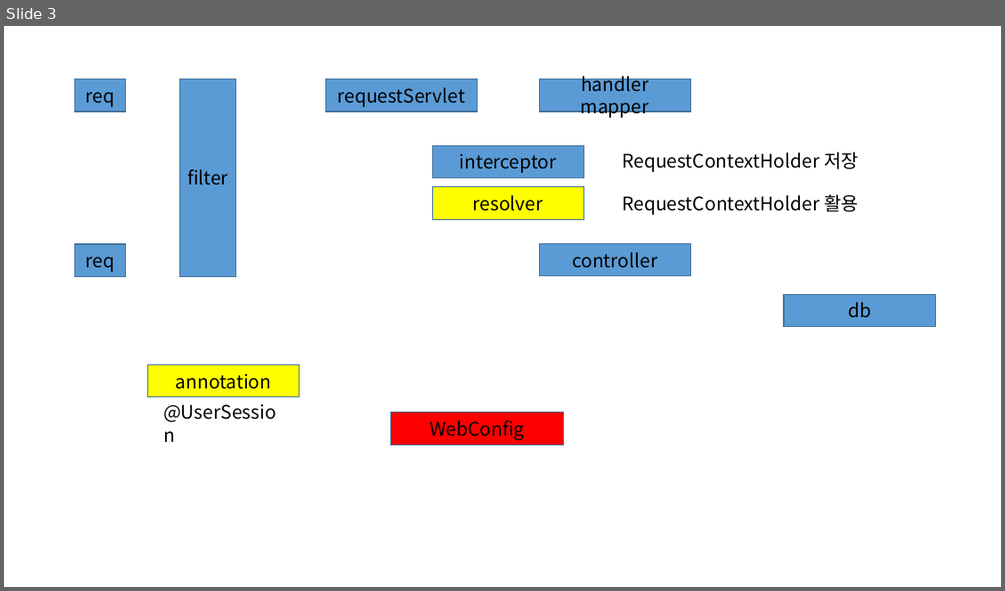
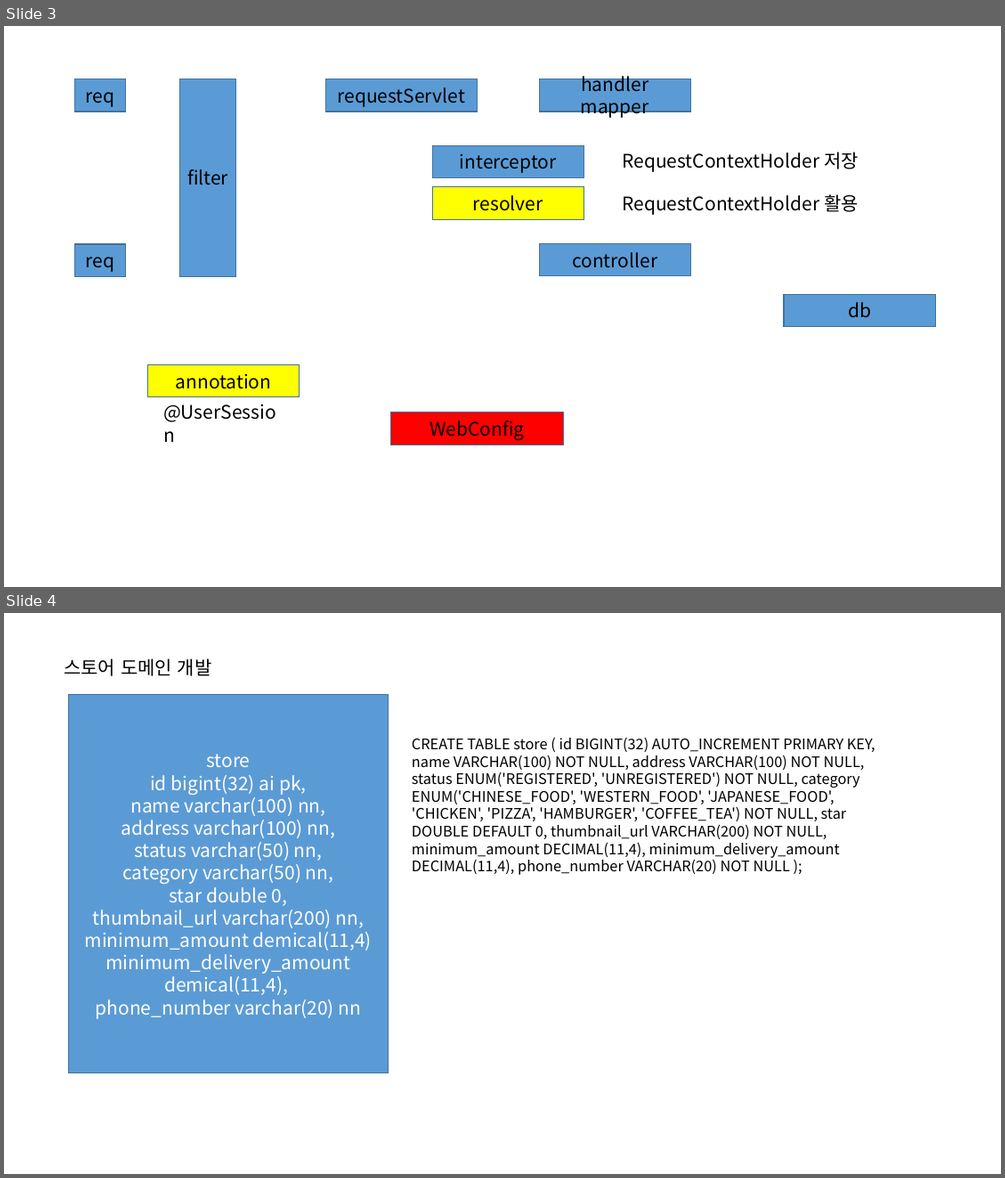
Before and after one commit to Goo-hyunwoo/delivery-service, a slide deck: 도메인 개발.pptx. Shown one above the other, each under a label of ours: slide 3 before the commit, slides 3 and 4 after it. The pictures are 1005x591 and 1005x1178 pixels, drawn with LibreOffice and Linux fonts; fonts in the diff are those of the drawing. Boxes give left, top, right and bottom in pixels: in the first picture for what was removed or moved away, otherwise in the second. Text is boxed around its words. In the diff, an @@ line names an element or a change of style, - is before the commit and + after.

Commit message:
[2023-12-22] store 도메인 개발

```diff
--- a/도메인 개발.pptx
+++ b/도메인 개발.pptx
@@ slide 4 added at <box>4,613,1001,1174</box>, background #FFFFFF @@
@@ text added at <box>64,658,212,676</box>, 18 pt, text #000000 @@
+스토어 도메인 개발
@@ rectangle added at <box>69,695,388,1074</box>, fill #5B9BD5, outline #43739E 1 pt, 18 pt, text #FFFFFF @@
+store
+id bigint(32) ai pk,
+name varchar(100) nn,
+address varchar(100) nn,
+status varchar(50) nn,
+category varchar(50) nn,
+star double 0,
+thumbnail_url varchar(200) nn,
+minimum_amount demical(11,4)
+minimum_delivery_amount demical(11,4),
+phone_number varchar(20) nn
@@ text added at <box>412,738,875,875</box>, 14 pt, text #000000 @@
+CREATE TABLE store ( id BIGINT(32) AUTO_INCREMENT PRIMARY KEY, name VARCHAR(100) NOT NULL, address VARCHAR(100) NOT NULL, status ENUM('REGISTERED', 'UNREGISTERED') NOT NULL, category ENUM('CHINESE_FOOD', 'WESTERN_FOOD', 'JAPANESE_FOOD', 'CHICKEN', 'PIZZA', 'HAMBURGER', 'COFFEE_TEA') NOT NULL, star DOUBLE DEFAULT 0, thumbnail_url VARCHAR(200) NOT NULL, minimum_amount DECIMAL(11,4), minimum_delivery_amount DECIMAL(11,4), phone_number VARCHAR(20) NOT NULL );
```
Also in this commit, not shown: 1 other slide added, 11 other files.
